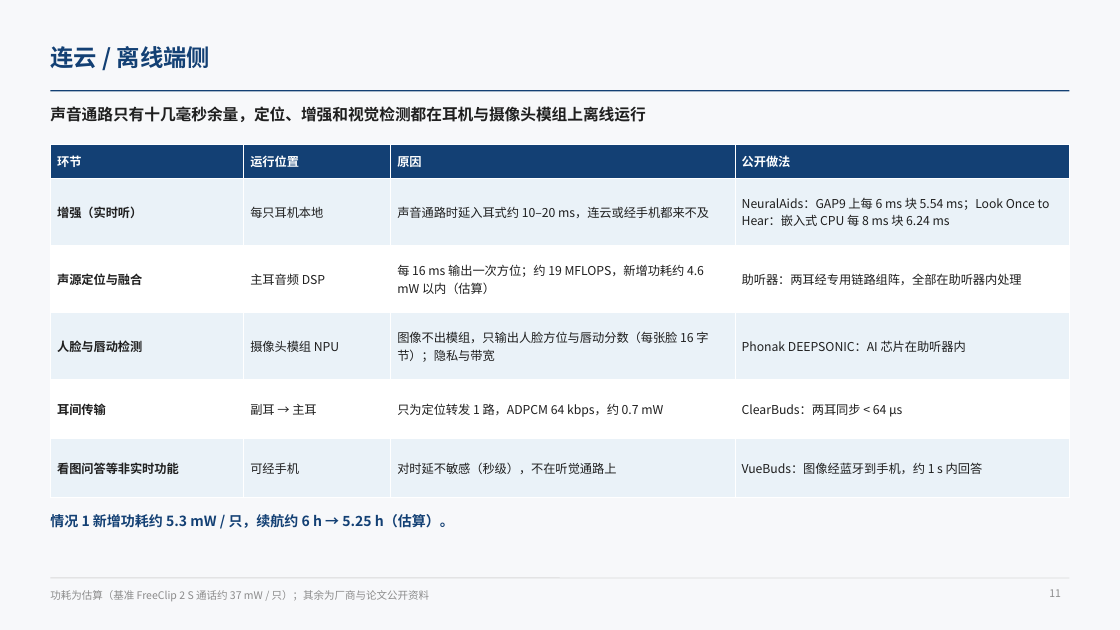
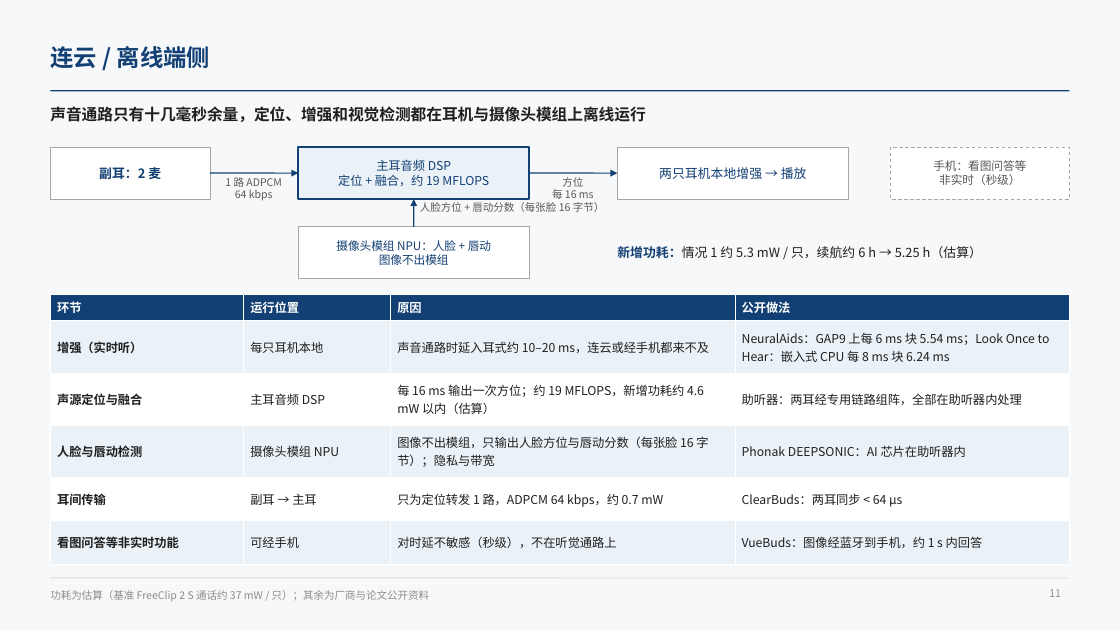
Before and after one commit to ZeroFoxxi/ssl-scene1, a slide deck: slide 11 of 02_耳机声源定位/耳机摄像头听觉辅助_声源定位与波束成形技术总结.pptx. Drawn at 1120x630 pixels with LibreOffice and Linux fonts; fonts in the diff are those of the drawing. Boxes give left, top, right and bottom in pixels: in the first picture for what was removed or moved away, otherwise in the second. Text is boxed around its words. In the diff, an @@ line names an element or a change of style, - is before the commit and + after.

```diff
--- a/02_耳机声源定位/耳机摄像头听觉辅助_声源定位与波束成形技术总结.pptx
+++ b/02_耳机声源定位/耳机摄像头听觉辅助_声源定位与波束成形技术总结.pptx
@@ rectangle added at box(50, 147, 210, 199), fill #FFFFFF, outline #A6A6A6 0.75 pt @@
@@ rectangle added at box(298, 147, 529, 199), fill #EAF2F8, outline #134074 1.25 pt @@
@@ rectangle added at box(618, 147, 849, 199), fill #FFFFFF, outline #A6A6A6 0.75 pt @@
@@ rectangle added at box(891, 147, 1070, 199), fill #FFFFFF, outline #A6A6A6 0.75 pt dashed @@
@@ text added at box(99, 167, 161, 179), 11 pt, text #134074, bold @@
+副耳：2 麦
@@ arrow added from (210, 173) to (298, 173), #134074 1 pt @@
@@ text added at box(225, 177, 281, 201), 9 pt, text #595959 @@
+1 路 ADPCM
+64 kbps
@@ text added at box(338, 159, 489, 186), 10.5 pt, text #134074 @@
+主耳音频 DSP
+定位 + 融合，约 19 MFLOPS
@@ arrow added from (529, 173) to (618, 173), #134074 1 pt @@
@@ text added at box(552, 177, 594, 199), 9 pt, text #595959 @@
+方位
+每 16 ms
@@ text added at box(659, 167, 807, 179), 11 pt, text #134074 @@
+两只耳机本地增强 → 播放
@@ text added at box(933, 160, 1026, 185), 10 pt, text #595959 @@
+手机：看图问答等
+非实时（秒级）
@@ arrow added from (413, 227) to (414, 199), #134074 1 pt @@
@@ text added at box(420, 202, 605, 212), 9 pt, text #595959 @@
+人脸方位 + 唇动分数（每张脸 16 字节）
@@ rectangle added at box(298, 227, 529, 279), fill #FFFFFF, outline #A6A6A6 0.75 pt @@
@@ text "新增功耗：情况 1 约 5.3 mW ..." at box(617, 246, 982, 258): vertical alignment top to middle @@
@@ text added at box(336, 240, 491, 265), 10 pt, text #134074 @@
+摄像头模组 NPU：人脸 + 唇动
+图像不出模组
@@ text at box(617, 246, 982, 258): text changed; size 12 to 11 pt; text colour #134074 to #1F1F1F; bold off @@
-情况 1 新增功耗约 5.3 mW / 只，续航约 6 h → 5.25 h（估算）。
+新增功耗：情况 1 约 5.3 mW / 只，续航约 6 h → 5.25 h（估算）
@@ table: place and size @@
-table at box(50, 145, 1070, 478)
+table at box(50, 294, 1070, 552)
```
Also in this commit, not shown: 4 other slides changed, 3 other files.
